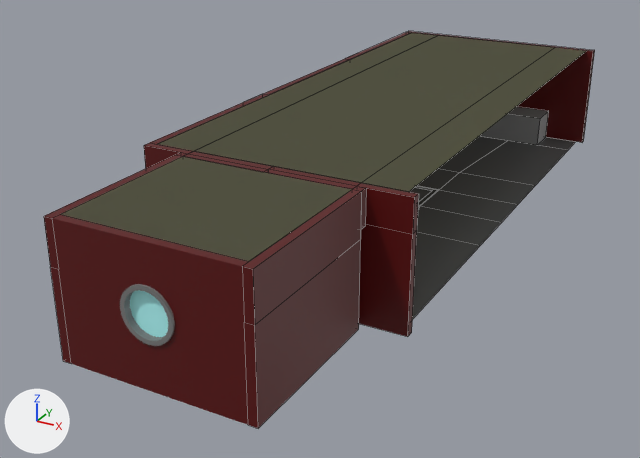
A saved change to the Blender file Assets/ship.blend.
The view is the same before and after, from a camera (50 mm lens) standing at (9.09, -21.56, 9.11) and looking at (-1.17, -2.9, -0.22). The axes (+X, +Y, +Z) are drawn at lower left. The lights are the same throughout. The older version comes first. Mesh edges are drawn as thin lines on the coarser meshes.

Names of what the first picture shows: 'Celing1-col', 'ControlPanel-col', 'Floor-col', 'Wall-col', 'Wall2-col', 'Wall3-col', 'Wall5-col', 'Wall6-col', 'Wall7-col', 'Wall8-col', 'Window-col', 'WindowGlass-col' and 1 more.
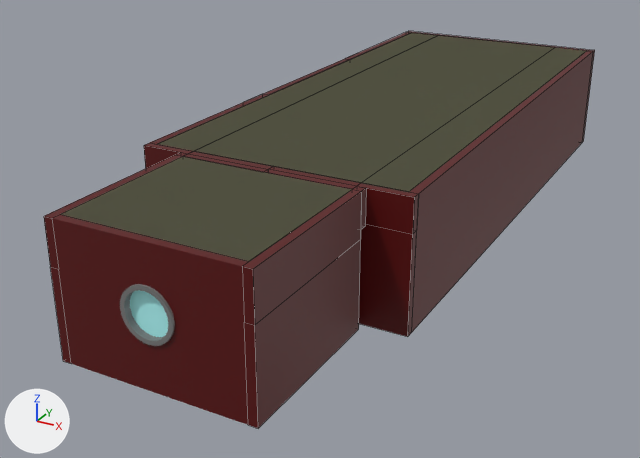
Where the change shows, as pixel boxes (x1, y1, x2, y2) in the pictures (640 x 458 px):
'Wall1-col', shown (brown)
    after: (409, 51, 593, 332)
'Floor-col', unchanged, covered by the edit
    before: (413, 137, 575, 318)
'Wall2-col', unchanged, covered by the edit
    before: (408, 31, 595, 143)
    after: (408, 31, 595, 142)
'ControlPanel-col', unchanged, covered by the edit
    before: (479, 107, 549, 145)

The edits, one by one:
Object 'Wall1-col' (ob_wall1_col) is now shown.
